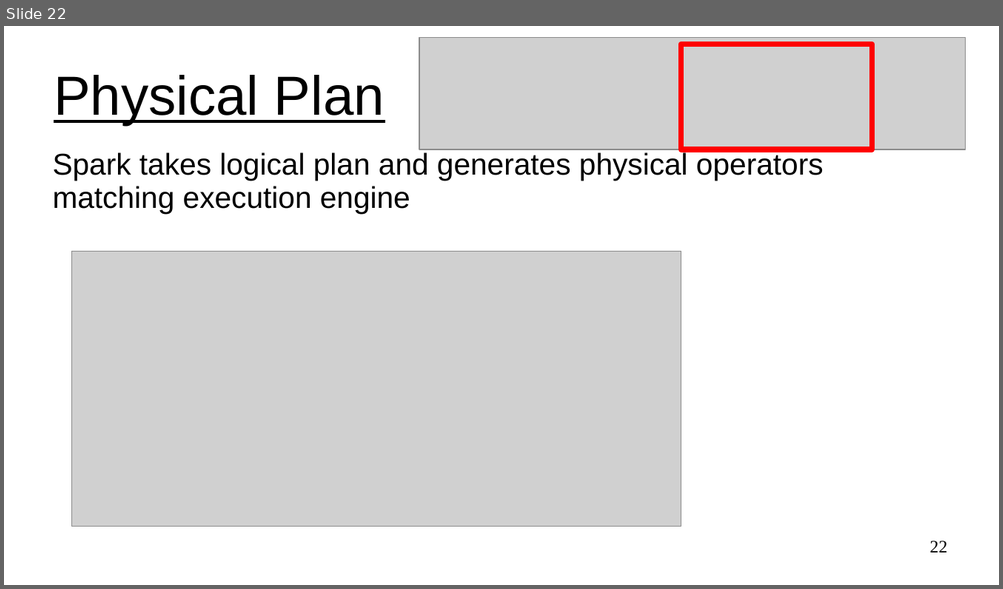
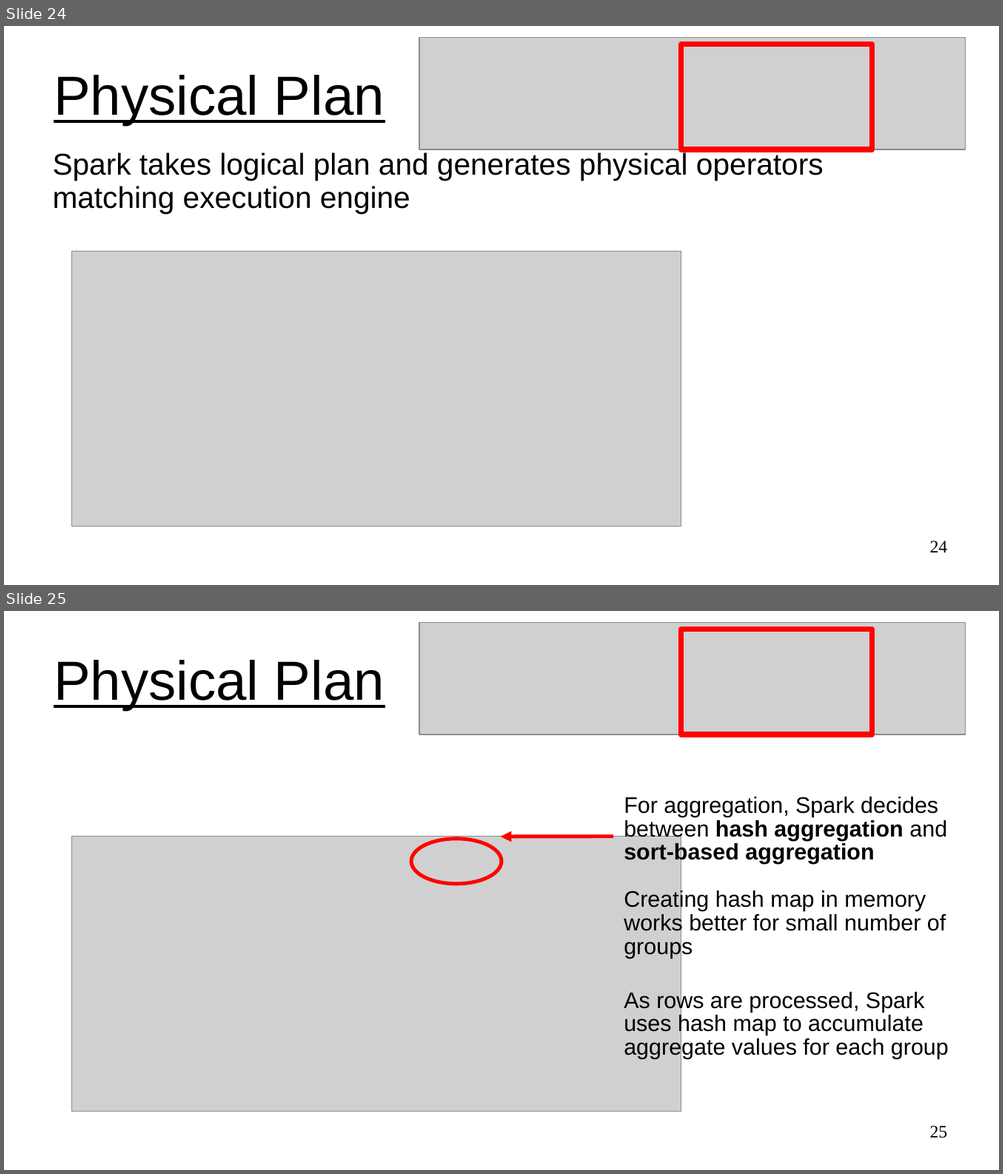
Before and after one commit to UVADS/distributed_computing, a slide deck: 03_dataframes_and_spark_sql/content_catalyst_optimizer/catalyst_optimizer_for_spark_sql.ppt. Shown one above the other, each under a label of ours: slide 22 before the commit, slides 24 and 25 after it. The pictures are 1003x589 and 1003x1174 pixels, drawn with LibreOffice and Linux fonts; fonts in the diff are those of the drawing; grey boxes stand for pictures. Boxes give left, top, right and bottom in pixels: in the first picture for what was removed or moved away, otherwise in the second. Text is boxed around its words. In the diff, an @@ line names an element or a change of style, - is before the commit and + after.

```diff
--- a/03_dataframes_and_spark_sql/content_catalyst_optimizer/catalyst_optimizer_for_spark_sql.ppt
+++ b/03_dataframes_and_spark_sql/content_catalyst_optimizer/catalyst_optimizer_for_spark_sql.ppt
@@ slide 25 added at [4, 611, 999, 1170], background #FFFFFF @@
@@ picture added at [419, 623, 965, 735] @@
@@ rectangle added at [681, 629, 872, 735], outline #FF0000 4.31 pt @@
@@ title added at [54, 660, 384, 710], 44 pt, text #000000, underline @@
+Physical Plan
@@ text added at [623, 797, 948, 1059], 18 pt, text #000000 @@
+For aggregation, Spark decides between hash aggregation and sort-based aggregation
+Creating hash map in memory works better for small number of groups
+As rows are processed, Spark uses hash map to accumulate aggregate values for each group
@@ picture added at [71, 837, 681, 1112] @@
@@ ellipse added at [411, 840, 501, 885], outline #FF0000 2.89 pt @@
@@ arrow added from (613, 837) to (501, 837), #FF0000 2.89 pt @@
@@ page number added at [930, 1126, 948, 1139], 14 pt, text #000000 @@
+25
@@ what was slide 22 is now slide 24 @@
@@ page number at [930, 541, 948, 553]: text changed @@
-22
+24
```
Also in this commit, not shown: 7 slides changed, 7 other slides added, 3 slides removed.
